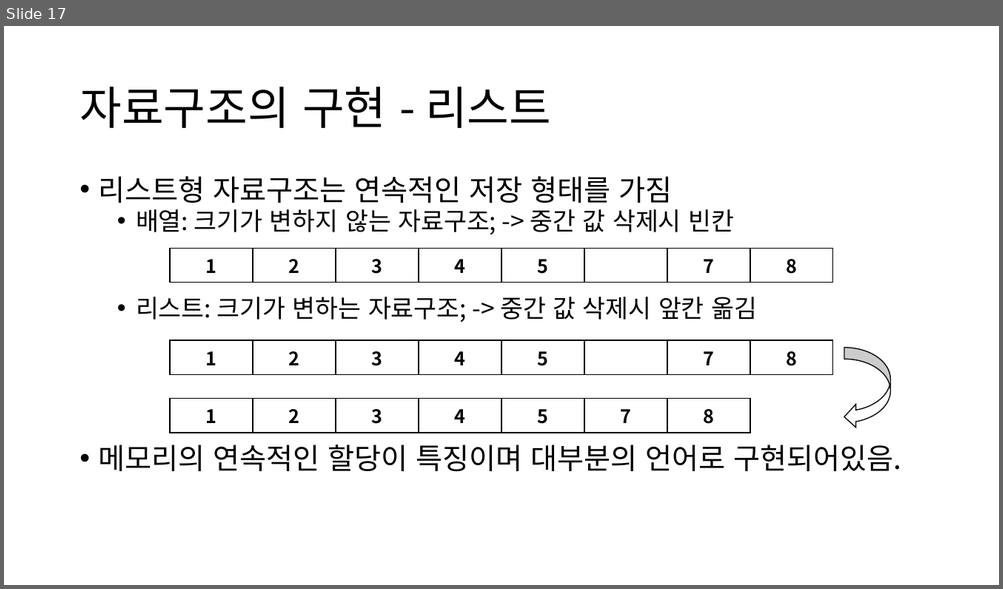
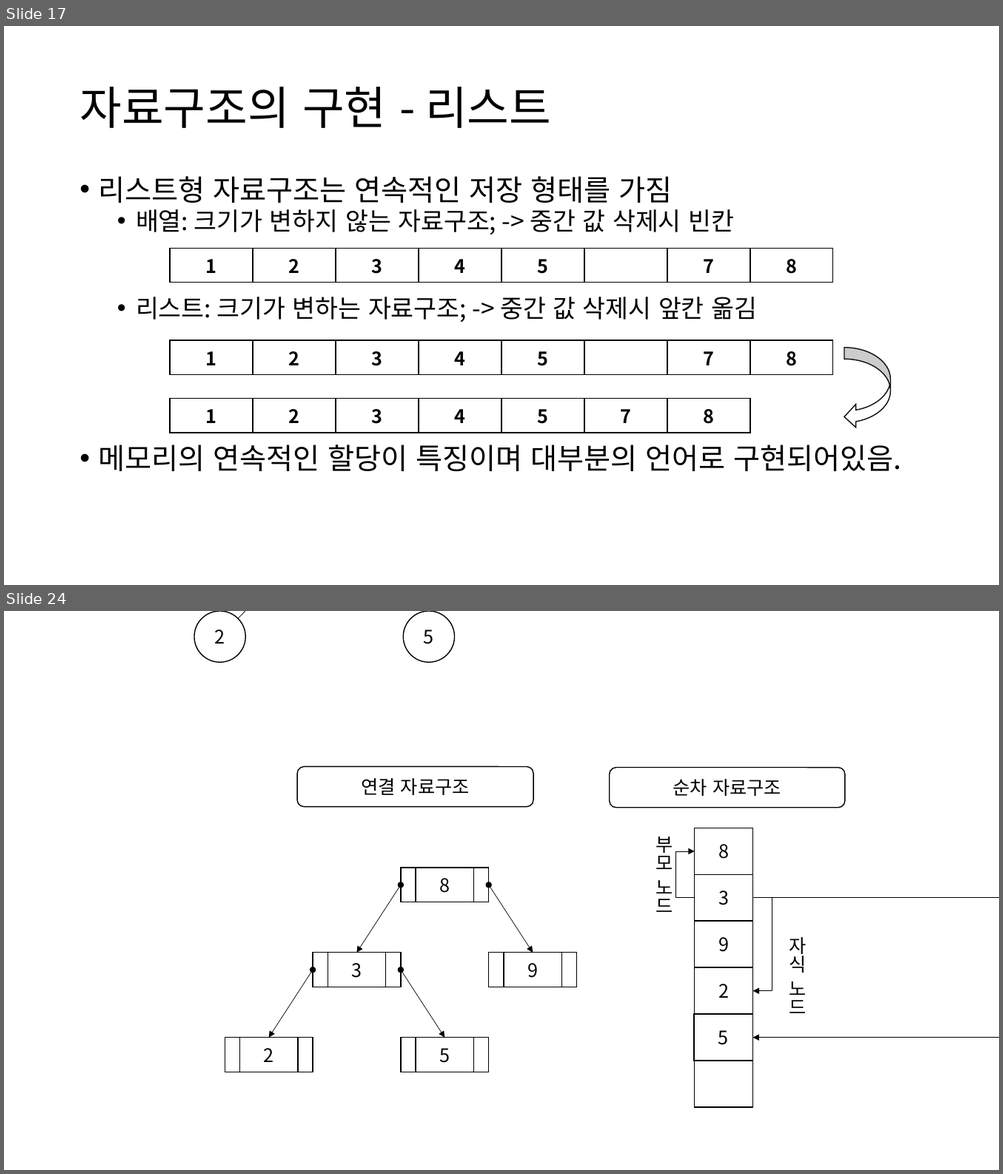
Before and after one commit to jjeong723/Study_note, a slide deck: 1st_study.pptx. Shown one above the other, each under a label of ours: slide 17 before the commit, slides 17 and 24 after it; the slides between them are not shown. The pictures are 1003x589 and 1003x1174 pixels, drawn with LibreOffice and Linux fonts; fonts in the diff are those of the drawing. Boxes give left, top, right and bottom in pixels: in the first picture for what was removed or moved away, otherwise in the second. Text is boxed around its words. In the diff, an @@ line names an element or a change of style, - is before the commit and + after.

```diff
--- a/1st_study.pptx
+++ b/1st_study.pptx
@@ slide 24 added at [4,611,999,1170], background #FFFFFF @@
@@ ellipse added at [194,611,246,663], fill #FFFFFF, outline #000000 1 pt, 18 pt, text #000000 @@
+2
@@ line added from (332, 611) to (239, 618), #000000 0.5 pt @@
@@ ellipse added at [403,611,455,663], fill #FFFFFF, outline #000000 1 pt, 18 pt, text #000000 @@
+5
@@ rounded rectangle added at [297,767,533,807], fill #FFFFFF, outline #000000 1 pt, 18 pt, text #000000 @@
+연결 자료구조
@@ rounded rectangle added at [609,768,845,808], fill #FFFFFF, outline #000000 1 pt, 18 pt, text #000000 @@
+순차 자료구조
@@ rectangle added at [694,828,752,874], fill #FFFFFF, outline #000000 1 pt, 18 pt, text #000000 @@
+8
@@ text added at [656,837,673,912], 18 pt, text #000000 @@
+부모 노드
@@ elbow arrow added from (694, 898) to (694, 851), #000000 0.5 pt @@
@@ rectangle added at [401,868,489,902], fill #FFFFFF, outline #000000 1 pt @@
@@ rectangle added at [416,868,474,902], fill #FFFFFF, outline #000000 1 pt, 18 pt, text #000000 @@
+8
@@ rectangle added at [694,875,752,921], fill #FFFFFF, outline #000000 1 pt, 18 pt, text #000000 @@
+3
@@ double arrow added from (401, 885) to (357, 953), #000000 0.5 pt @@
@@ double arrow added from (489, 885) to (533, 953), #000000 0.5 pt @@
@@ elbow arrow added from (753, 898) to (753, 991), #000000 0.5 pt @@
@@ elbow arrow added from (753, 898) to (753, 1038), #000000 0.5 pt @@
@@ rectangle added at [694,921,753,968], fill #FFFFFF, outline #000000 1 pt, 18 pt, text #000000 @@
+9
@@ text added at [788,937,805,1014], 18 pt, text #000000 @@
+자식 노드
@@ rectangle added at [313,953,401,987], fill #FFFFFF, outline #000000 1 pt @@
@@ rectangle added at [328,953,386,987], fill #FFFFFF, outline #000000 1 pt, 18 pt, text #000000 @@
+3
@@ rectangle added at [489,953,577,987], fill #FFFFFF, outline #000000 1 pt @@
@@ rectangle added at [504,953,562,987], fill #FFFFFF, outline #000000 1 pt, 18 pt, text #000000 @@
+9
@@ double arrow added from (313, 970) to (269, 1038), #000000 0.5 pt @@
@@ double arrow added from (401, 970) to (445, 1038), #000000 0.5 pt @@
@@ rectangle added at [694,968,753,1014], fill #FFFFFF, outline #000000 1 pt, 18 pt, text #000000 @@
+2
@@ rectangle added at [694,1014,753,1061], fill #FFFFFF, outline #000000 1 pt, 18 pt, text #000000 @@
+5
@@ rectangle added at [225,1038,313,1072], fill #FFFFFF, outline #000000 1 pt @@
@@ rectangle added at [240,1038,298,1072], fill #FFFFFF, outline #000000 1 pt, 18 pt, text #000000 @@
+2
@@ rectangle added at [401,1038,489,1072], fill #FFFFFF, outline #000000 1 pt @@
@@ rectangle added at [416,1038,474,1072], fill #FFFFFF, outline #000000 1 pt, 18 pt, text #000000 @@
+5
@@ rectangle added at [694,1061,752,1107], fill #FFFFFF, outline #000000 1 pt @@
```
Also in this commit, not shown: 2 slides changed, 6 other slides added.
